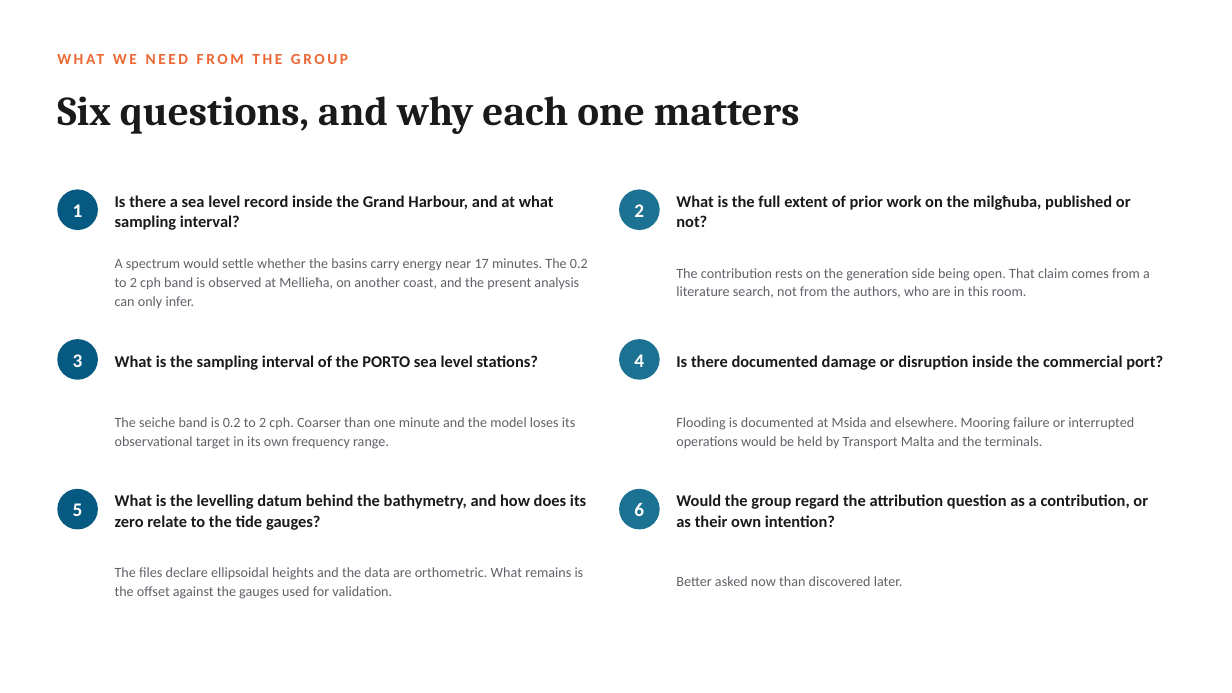
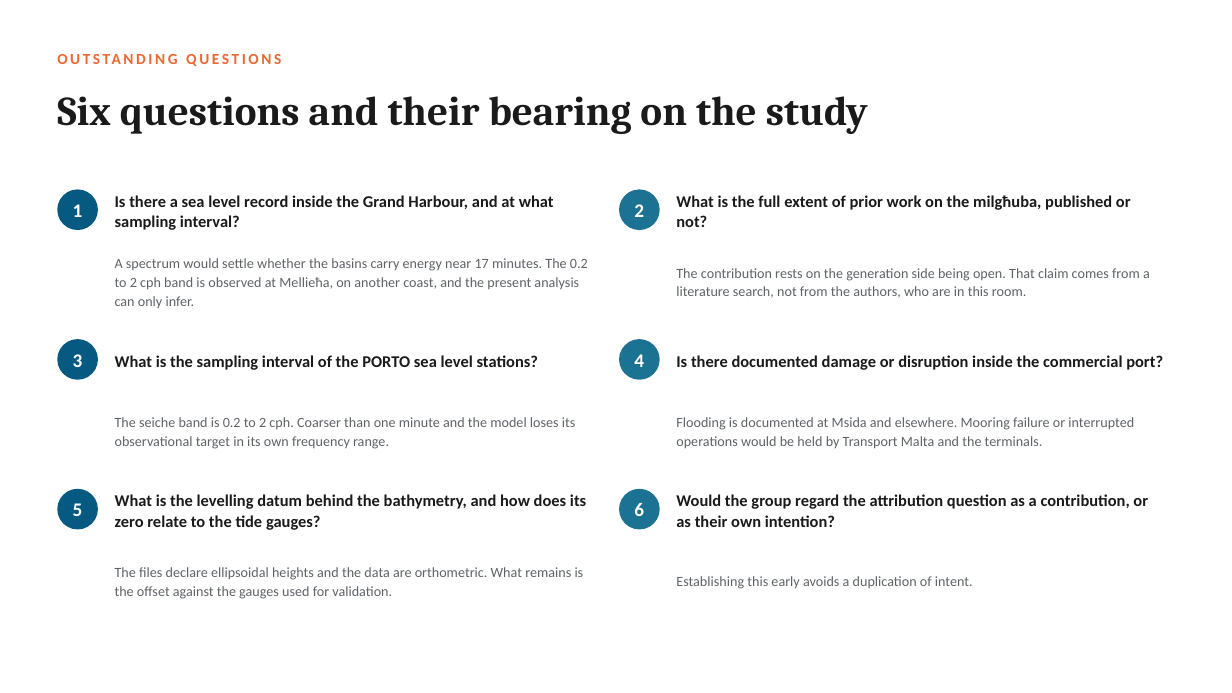
Before and after one commit to cicero-martins/MaltaDT, a slide deck: slide 10 of docs/valletta_model_concept_2026-09-25.pptx. Drawn at 1232x693 pixels with LibreOffice and Linux fonts; fonts in the diff are those of the drawing. Boxes give left, top, right and bottom in pixels: in the first picture for what was removed or moved away, otherwise in the second. Text is boxed around its words. In the diff, an @@ line names an element or a change of style, - is before the commit and + after.

```diff
--- a/docs/valletta_model_concept_2026-09-25.pptx
+++ b/docs/valletta_model_concept_2026-09-25.pptx
@@ text at bbox=[57, 96, 868, 134]: text changed @@
-Six questions, and why each one matters
+Six questions and their bearing on the study
@@ text at bbox=[120, 96, 300, 134]: text changed @@
-WHAT WE NEED FROM THE GROUP
+OUTSTANDING QUESTIONS
@@ text at bbox=[676, 576, 973, 589]: text changed @@
-Better asked now than discovered later.
+Establishing this early avoids a duplication of intent.
```
Also in this commit, not shown: 8 other slides changed, 3 other files.
